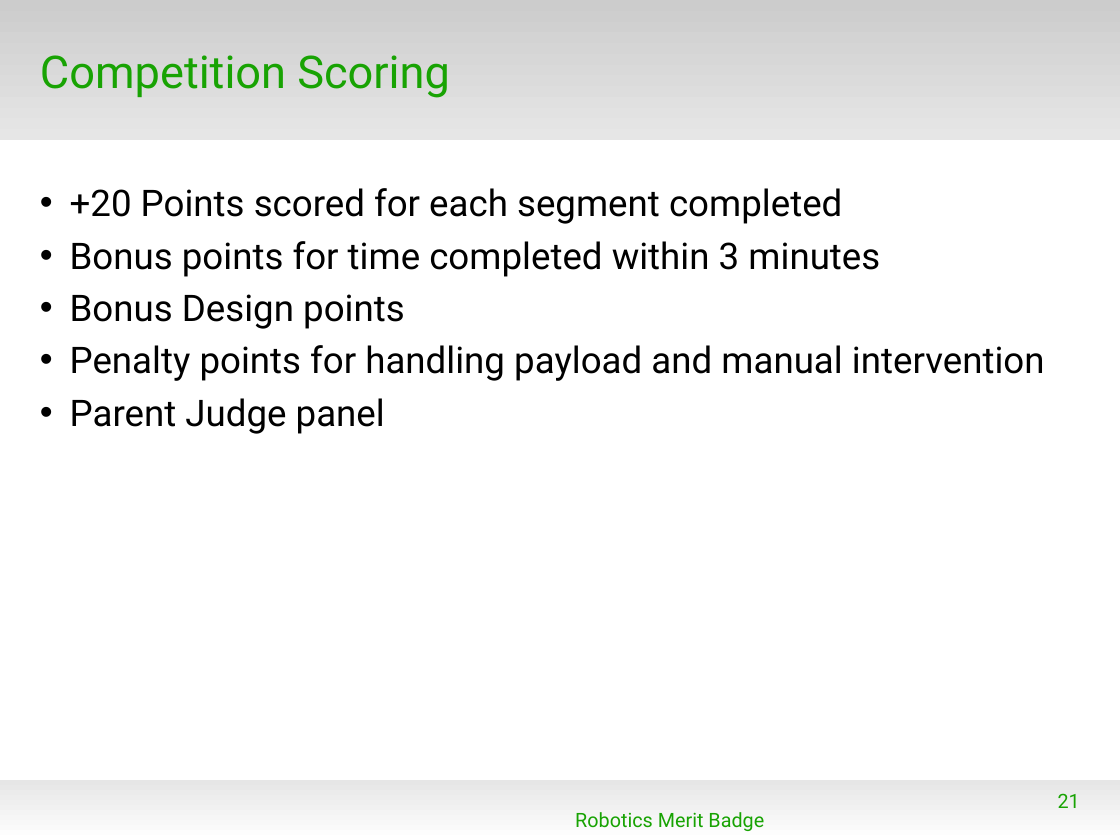
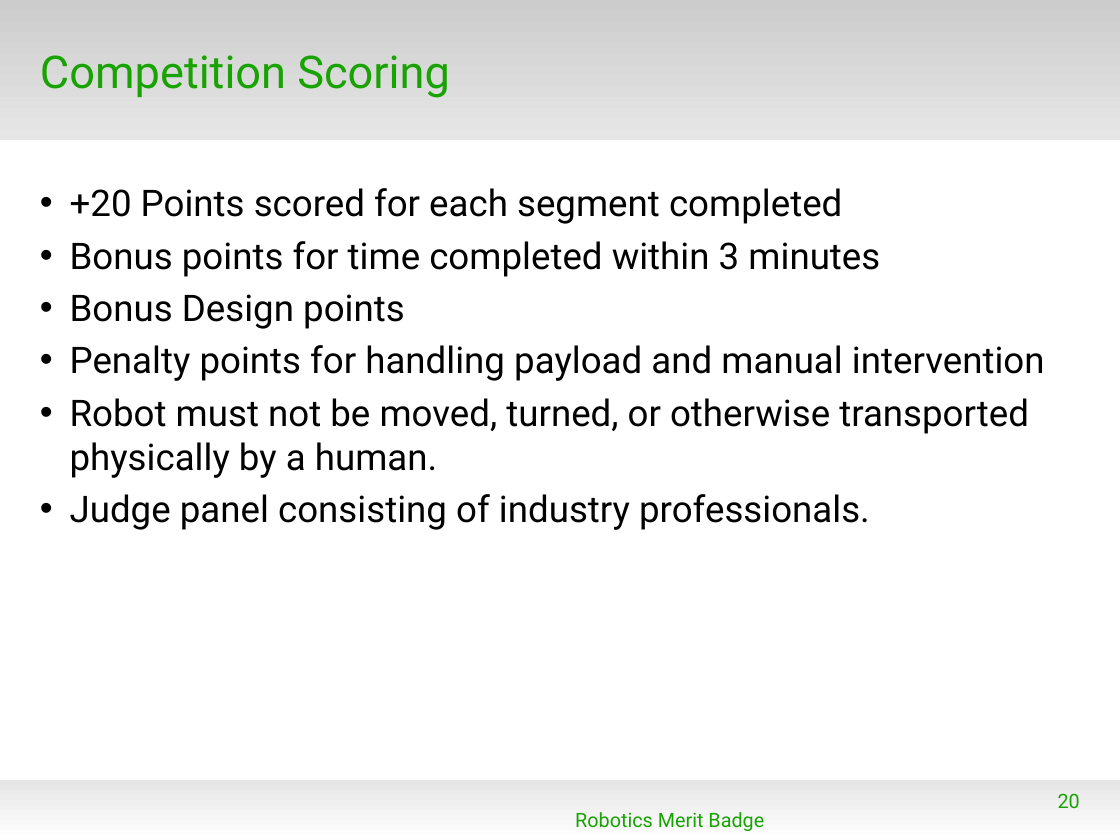
Before and after one commit to spiderman-2099/RoboticsMB, a slide deck: slide 20 of doc/RMB_Session3.odp (slide 21 before the commit). Drawn at 1120x840 pixels with LibreOffice and Linux fonts; fonts in the diff are those of the drawing; background and template pictures are left out. Boxes give left, top, right and bottom in pixels: in the first picture for what was removed or moved away, otherwise in the second. Text is boxed around its words. In the diff, an @@ line names an element or a change of style, - is before the commit and + after.

```diff
--- a/doc/RMB_Session3.odp
+++ b/doc/RMB_Session3.odp
@@ text at bbox=[70, 398, 1029, 530]: text changed @@
-• Parent Judge panel
+• Robot must not be moved, turned, or otherwise transported physically by a human.
+• Judge panel consisting of industry professionals.
@@ page number at bbox=[1058, 793, 1080, 808]: text changed @@
-21
+20
```
Also in this commit, not shown: 7 other slides changed, 3 slides added, 8 slides removed, 11 other files.
